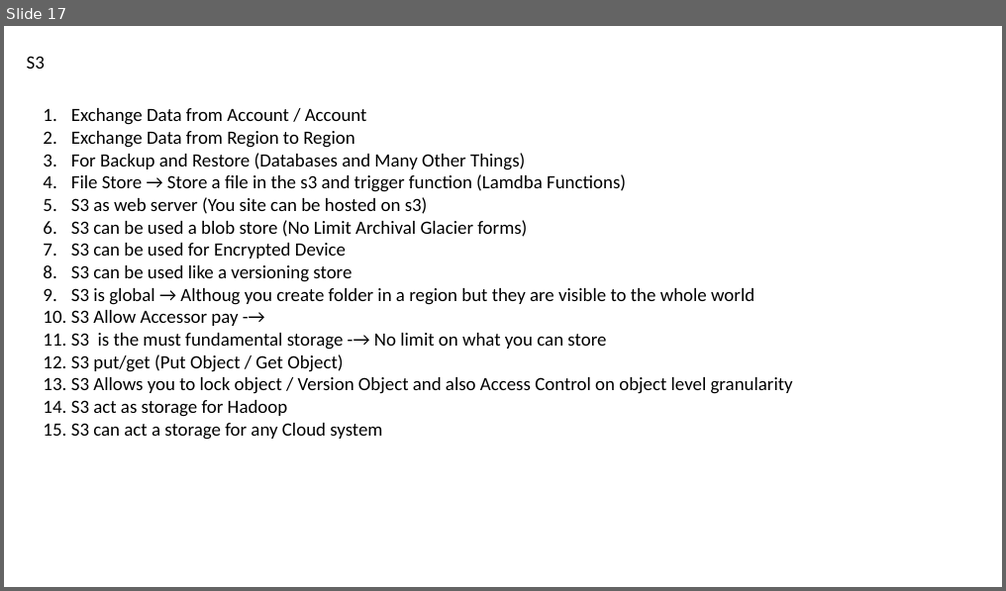
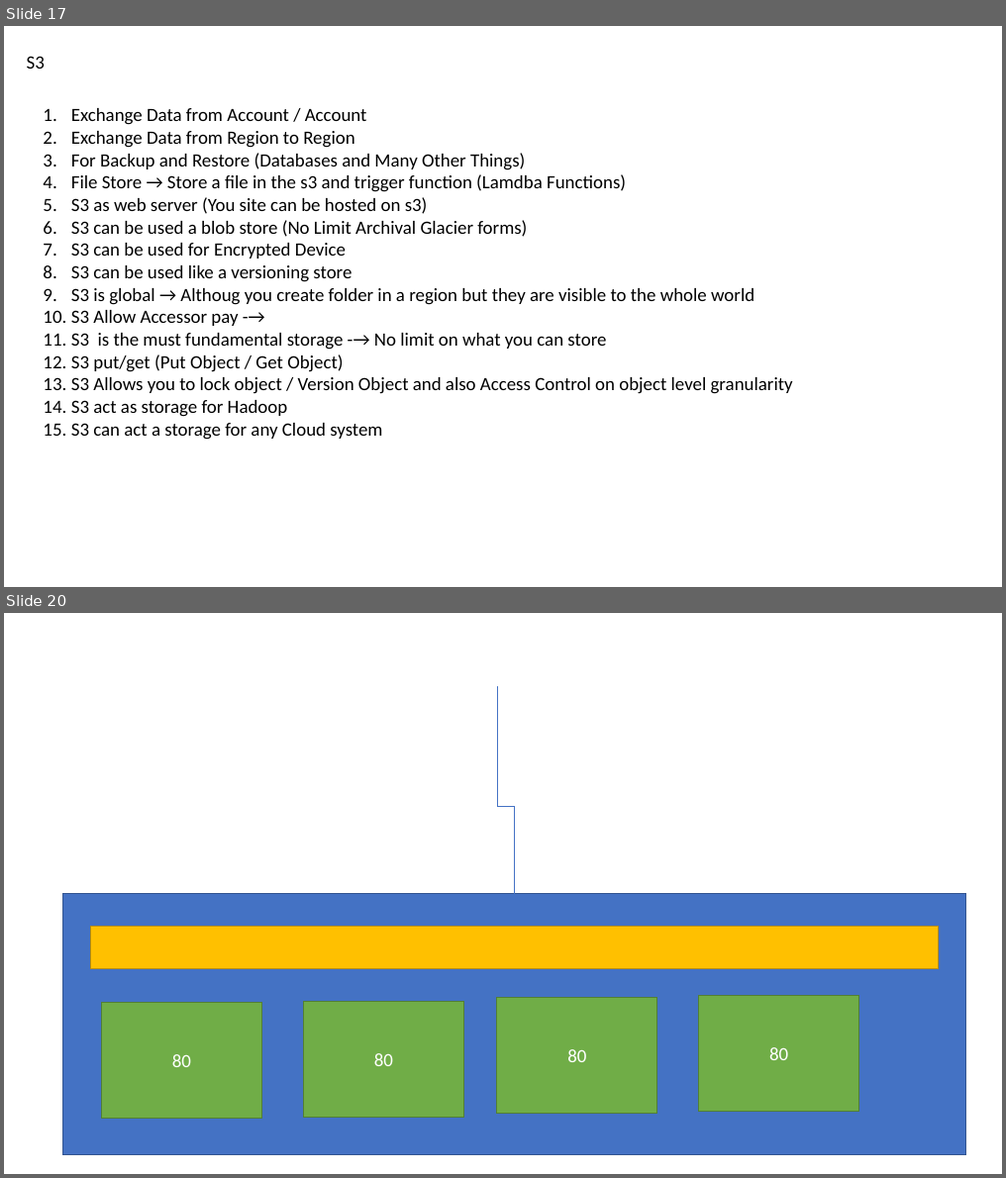
Before and after one commit to nileshdevdas/smcloudbasics, a slide deck: Day-1_BasicCloud.pptx. Shown one above the other, each under a label of ours: slide 17 before the commit, slides 17 and 20 after it; the slides between them are not shown. The pictures are 1006x591 and 1006x1178 pixels, drawn with LibreOffice and Linux fonts; fonts in the diff are those of the drawing. Boxes give left, top, right and bottom in pixels: in the first picture for what was removed or moved away, otherwise in the second. Text is boxed around its words. In the diff, an @@ line names an element or a change of style, - is before the commit and + after.

```diff
--- a/Day-1_BasicCloud.pptx
+++ b/Day-1_BasicCloud.pptx
@@ slide 20 added at (4,613,1002,1174), background #FFFFFF @@
@@ elbow arrow added from (497, 686) to (515, 926), #4472C4 0.5 pt @@
@@ rectangle added at (62,894,966,1155), fill #4472C4, outline #325491 1 pt @@
@@ rectangle added at (90,926,939,969), fill #FFC000, outline #BD8E00 1 pt @@
@@ rectangle added at (497,998,657,1114), fill #70AD47, outline #538035 1 pt, 18 pt, text #FFFFFF @@
+80
@@ rectangle added at (699,996,859,1112), fill #70AD47, outline #538035 1 pt, 18 pt, text #FFFFFF @@
+80
@@ rectangle added at (101,1002,261,1118), fill #70AD47, outline #538035 1 pt, 18 pt, text #FFFFFF @@
+80
@@ rectangle added at (303,1001,463,1118), fill #70AD47, outline #538035 1 pt, 18 pt, text #FFFFFF @@
+80
```
Also in this commit, not shown: 12 other slides added.
